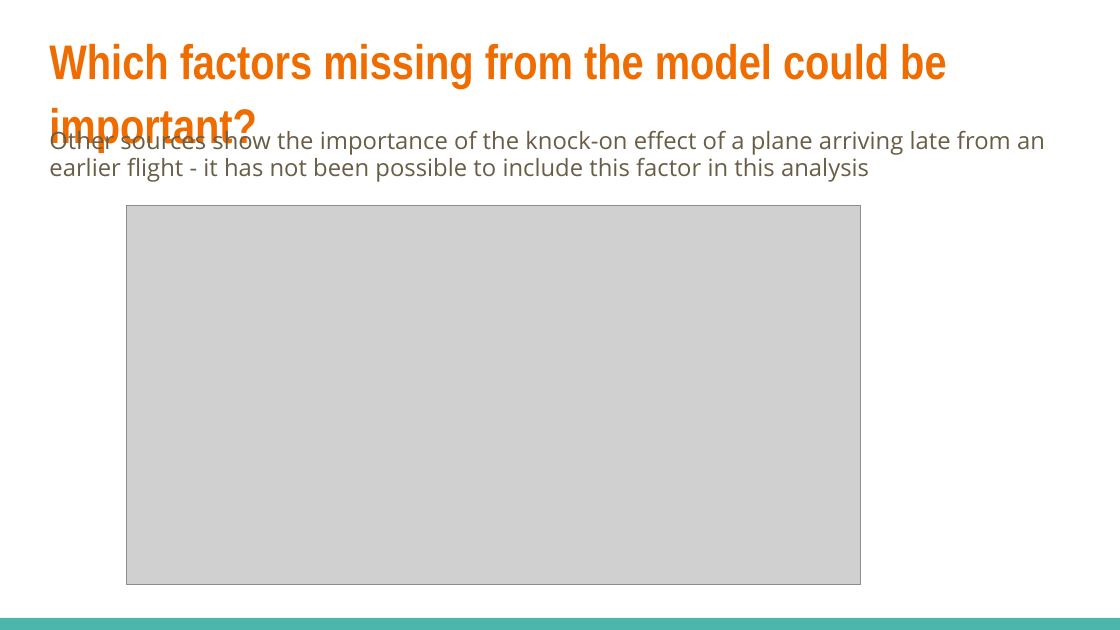
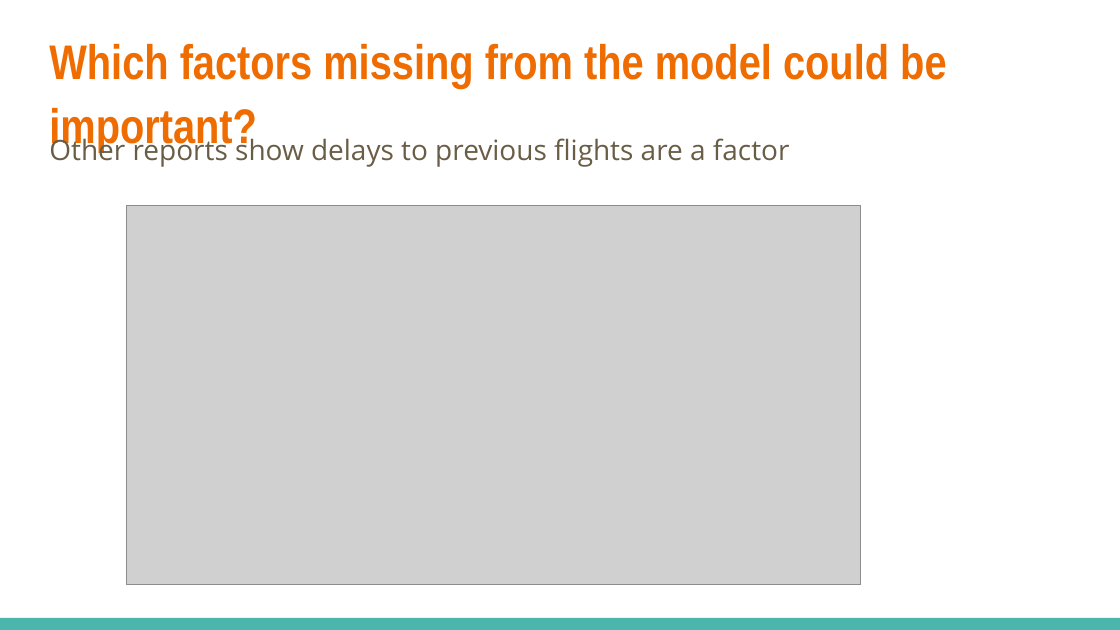
Before and after one commit to NeilEcosse/flight_delays, a slide deck: slide 8 of documentation/presentation.pptx. Drawn at 1120x630 pixels with LibreOffice and Linux fonts; fonts in the diff are those of the drawing; grey boxes stand for pictures. Boxes give left, top, right and bottom in pixels: in the first picture for what was removed or moved away, otherwise in the second. Text is boxed around its words. In the diff, an @@ line names an element or a change of style, - is before the commit and + after.

```diff
--- a/documentation/presentation.pptx
+++ b/documentation/presentation.pptx
@@ text at box(49, 134, 790, 167): text changed; size 15.3 to 18 pt @@
-Other sources show the importance of the knock-on effect of a plane arriving late from an earlier flight - it has not been possible to include this factor in this analysis
+Other reports show delays to previous flights are a factor
```
Also in this commit, not shown: 3 other slides changed, 1 other file.
